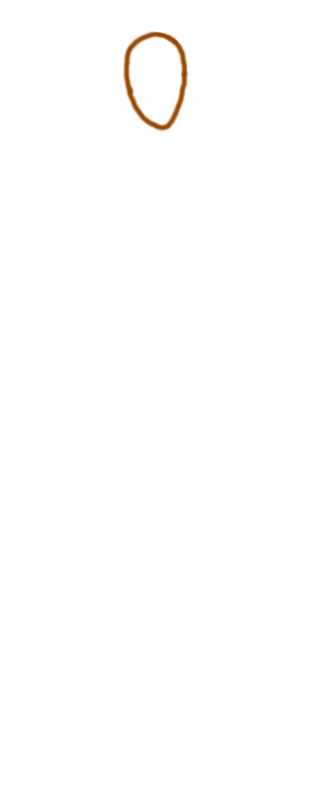
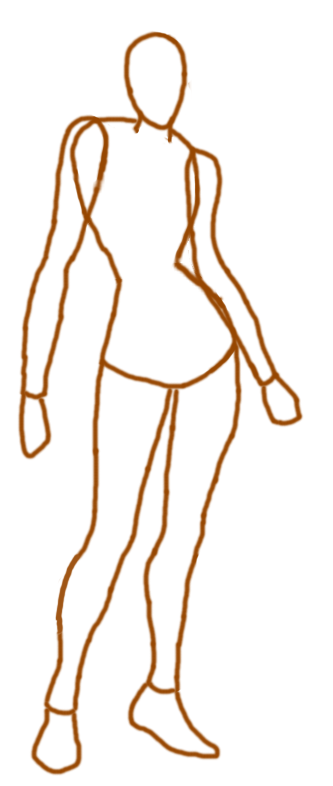
Layers edited between the first and the second 333x786 image:
showed "left arm" over [182, 144, 280, 389]
showed "abdomen" over [97, 262, 250, 391]
showed "torso" over [68, 115, 202, 285]
showed "neck" over [131, 109, 177, 145]
showed "right hand" over [17, 390, 53, 461]
showed "left hand" over [259, 370, 304, 428]
showed "left leg" over [141, 342, 243, 696]
showed "right leg", painted on it over [42, 359, 175, 718]
showed "right foot" over [30, 706, 83, 776]
showed "left foot" over [126, 680, 222, 761]
showed "right arm" over [18, 80, 198, 402]
